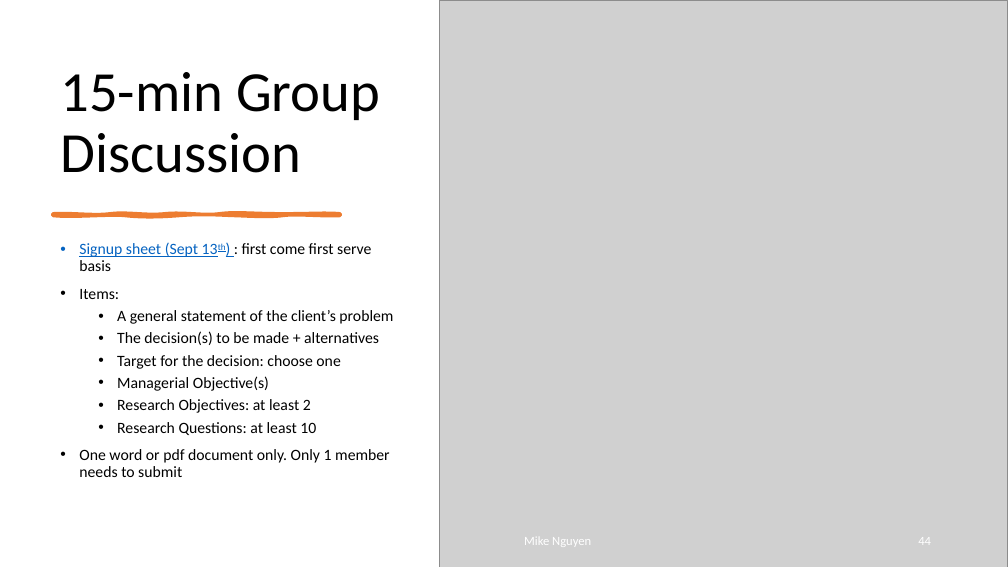
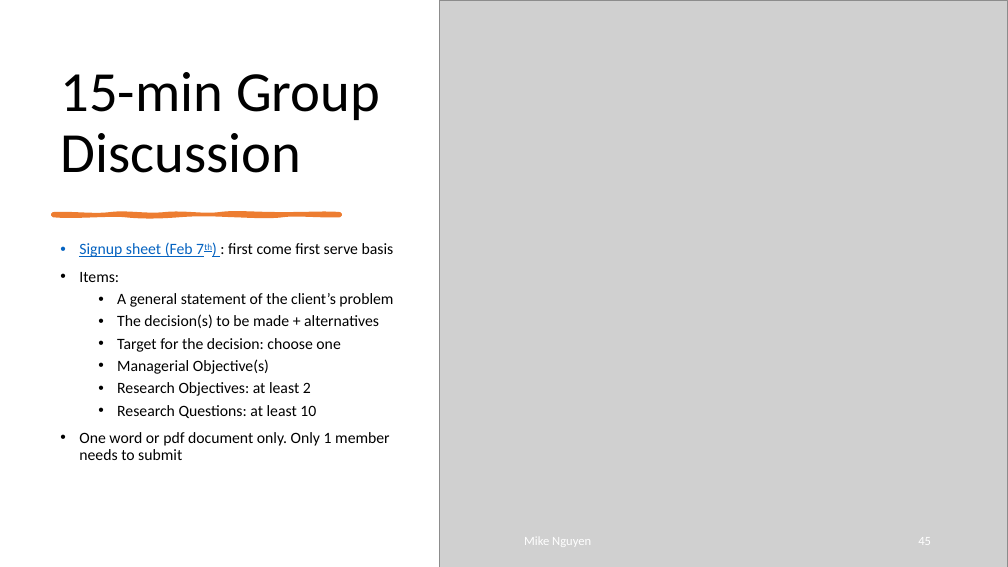
Before and after one commit to mikenguyen13/mar4050_S22, a slide deck: slide 45 of lectures/3/1_Research Design.pptx (slide 44 before the commit). Drawn at 1008x567 pixels with LibreOffice and Linux fonts; fonts in the diff are those of the drawing; grey boxes stand for pictures. Boxes give left, top, right and bottom in pixels: in the first picture for what was removed or moved away, otherwise in the second. Text is boxed around its words. In the diff, an @@ line names an element or a change of style, - is before the commit and + after.

```diff
--- a/lectures/3/1_Research Design.pptx
+++ b/lectures/3/1_Research Design.pptx
@@ text at [79,242,394,257]: text changed @@
-• Signup sheet (Sept 13th) : first come first serve basis
+• Signup sheet (Feb 7th) : first come first serve basis
@@ page number at [918,537,931,545]: text changed @@
-44
+45
```
Also in this commit, not shown: 5 other slides changed, 1 slide added, 4 other files.
